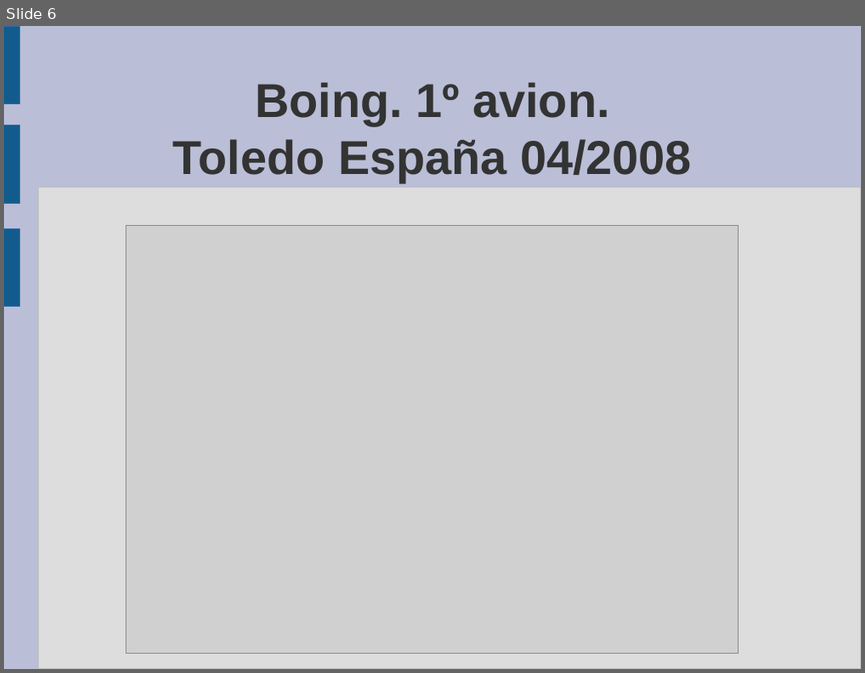
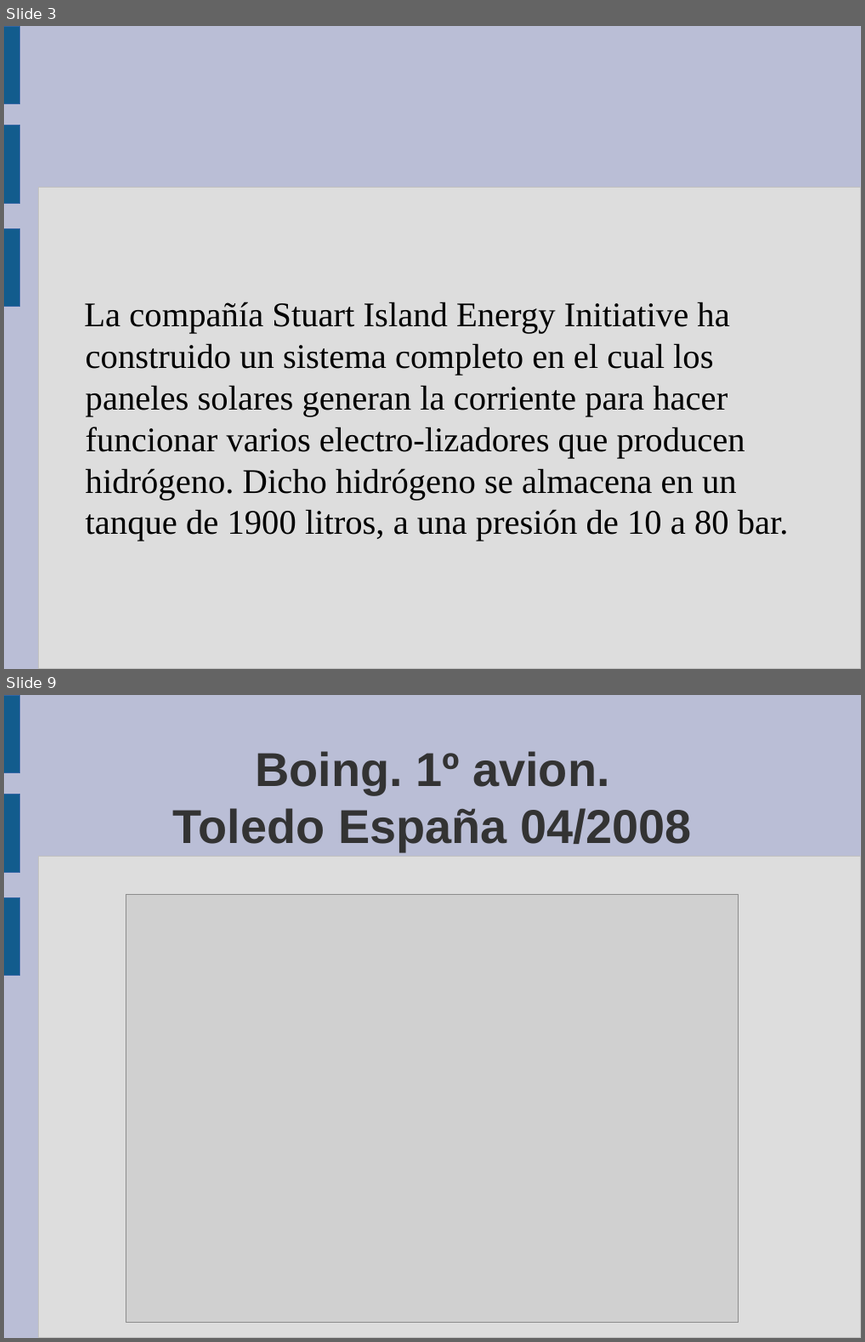
Before and after one commit to guanucoluis/proyecto5r1, a slide deck: Catedras/Tecnologia/MARCO.odp. Shown one above the other, each under a label of ours: slide 6 before the commit, slides 3 and 9 after it; the slides between them are not shown. The pictures are 865x673 and 865x1342 pixels, drawn with LibreOffice and Linux fonts; fonts in the diff are those of the drawing; grey boxes stand for pictures. Boxes give left, top, right and bottom in pixels: in the first picture for what was removed or moved away, otherwise in the second. Text is boxed around its words. In the diff, an @@ line names an element or a change of style, - is before the commit and + after.

```diff
--- a/Catedras/Tecnologia/MARCO.odp
+++ b/Catedras/Tecnologia/MARCO.odp
@@ slide 3 added at (4, 26, 861, 669), background #BABED6; not listed: 4 template elements that a slide beside it also shows @@
@@ subtitle added at (84, 301, 789, 541), 32 pt, text #000000 @@
+La compañía Stuart Island Energy Initiative ha construido un sistema completo en el cual los paneles solares generan la corriente para hacer funcionar varios electro-lizadores que producen hidrógeno. Dicho hidrógeno se almacena en un tanque de 1900 litros, a una presión de 10 a 80 bar.
@@ what was slide 6 is now slide 9 @@
```
Also in this commit, not shown: 3 slides changed, 7 other slides added, 5 slides removed, 12 other files.
